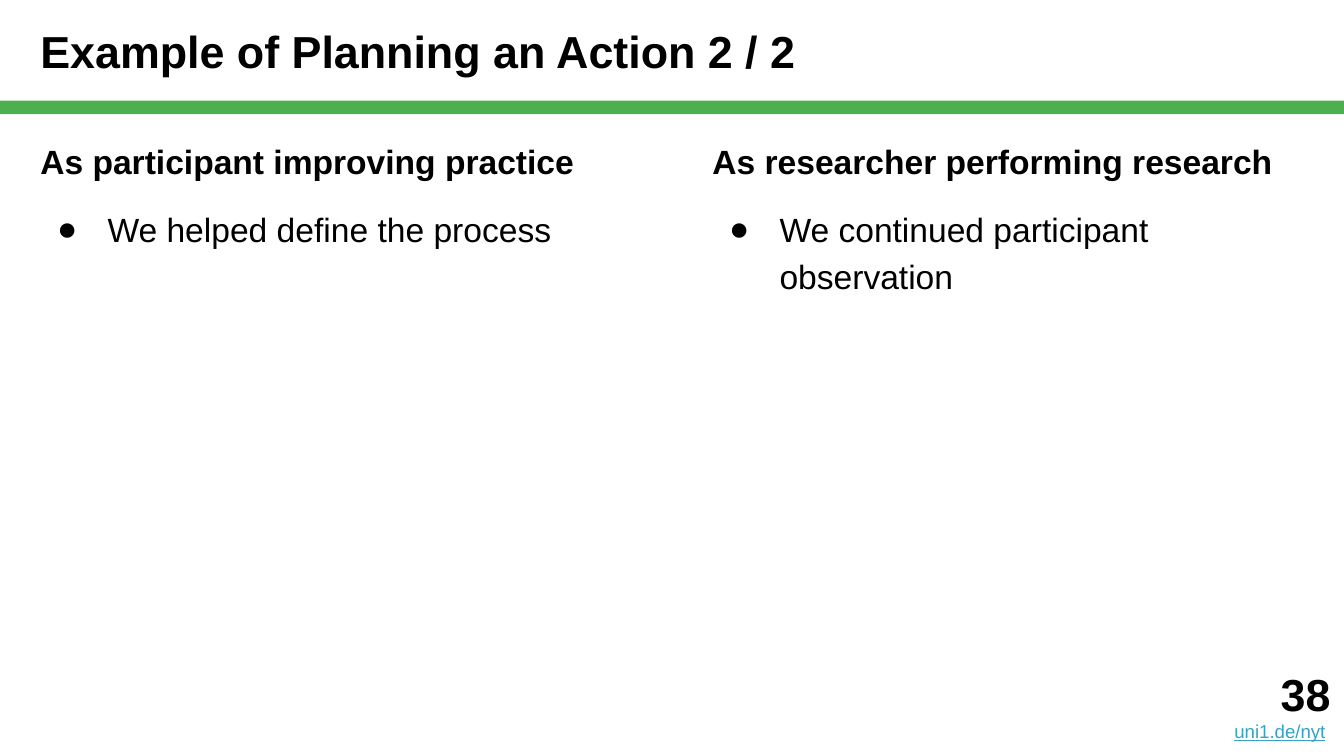
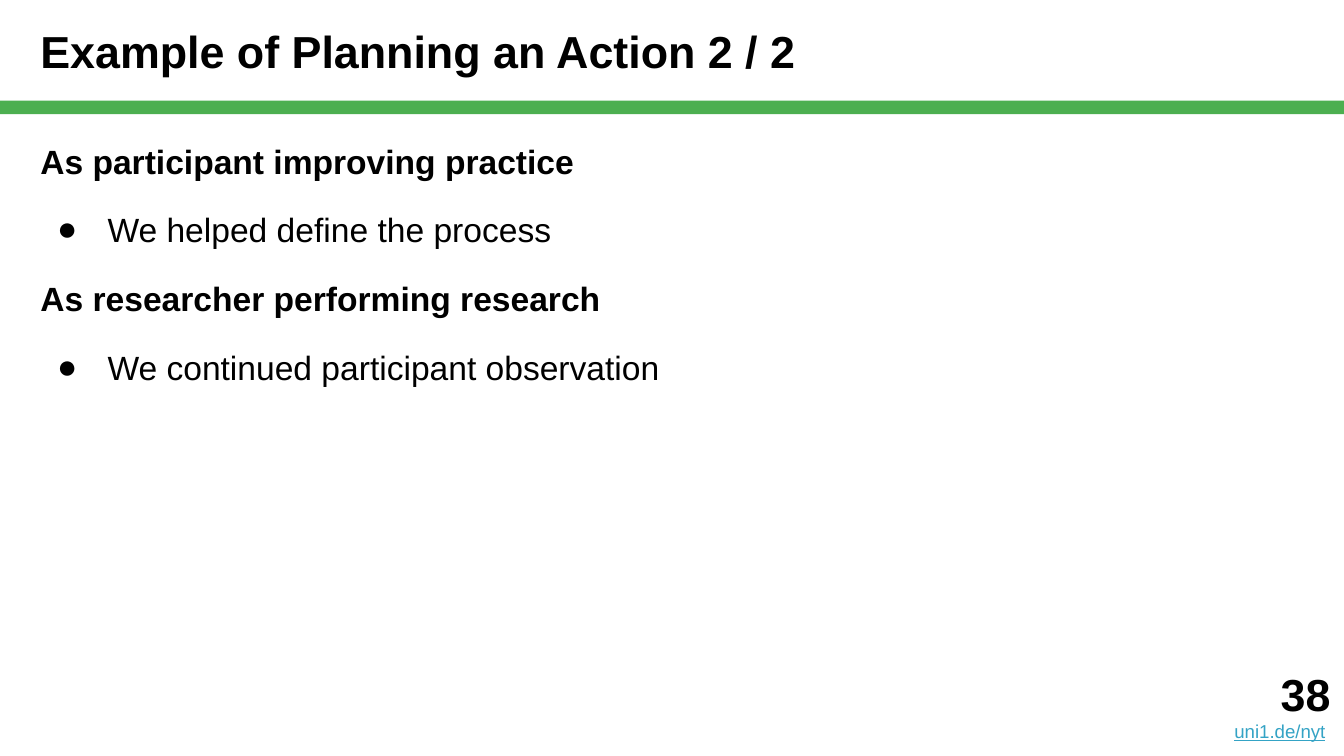
Before and after one commit to dirkriehle/nyt-course, a slide deck: slide 38 of Lecture slides/NYT C04 - Action Research.pptx. Drawn at 1344x756 pixels with LibreOffice and Linux fonts; fonts in the diff are those of the drawing. Boxes give left, top, right and bottom in pixels: in the first picture for what was removed or moved away, otherwise in the second. Text is boxed around its words. In the diff, an @@ line names an element or a change of style, - is before the commit and + after.

Commit message:
Added Action Research (C04) slide update (pre-lecture)

```diff
--- a/Lecture slides/NYT C04 - Action Research.pptx
+++ b/Lecture slides/NYT C04 - Action Research.pptx
@@ text removed at [712, 149, 1272, 290] @@
-As researcher performing research
-● We continued participant observation
@@ text at [40, 286, 660, 386]: paragraphs added @@
+As researcher performing research
+● We continued participant observation
```
Also in this commit, not shown: 10 other slides changed, 1 other file.
